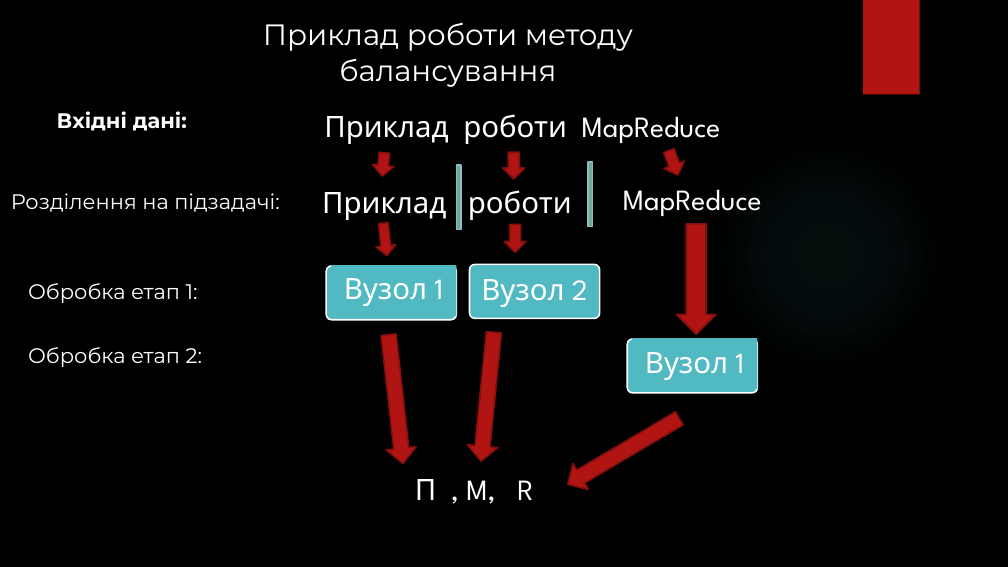
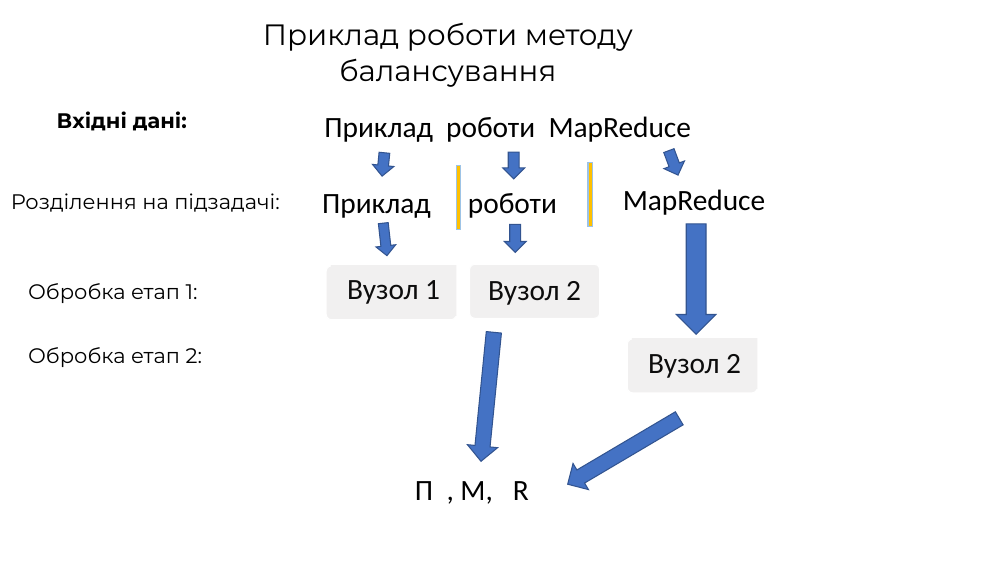
Before and after one commit to PavlezT/Reckon, a slide deck: slide 9 of documents/Супер_захист_ПавленкоВ.М.pptx (slide 8 before the commit). Drawn at 1008x567 pixels with LibreOffice and Linux fonts; fonts in the diff are those of the drawing; background and template pictures are left out. Boxes give left, top, right and bottom in pixels: in the first picture for what was removed or moved away, otherwise in the second. Text is boxed around its words. In the diff, an @@ line names an element or a change of style, - is before the commit and + after.

```diff
--- a/documents/Супер_захист_ПавленкоВ.М.pptx
+++ b/documents/Супер_захист_ПавленкоВ.М.pptx
@@ background picture (left out) to #FFFFFF @@
@@ rectangle removed at [863, 0, 920, 95] @@
@@ ellipse removed at [712, 138, 944, 371] @@
@@ rectangle at [457, 166, 461, 230]: fill #6AAC90 to #FFC000; outline #95B6C5 1.5 pt to #9DC3E6 1 pt @@
@@ rectangle at [588, 163, 593, 227]: fill #6AAC90 to #FFC000; outline #95B6C5 1.5 pt to #9DC3E6 1 pt @@
@@ fill #50B9C1 to #F1F0F0; outline #FFFFFF 1.5 pt to #FFFFFF 1 pt in 3 elements at [470, 265, 600, 318], [628, 339, 758, 392], [327, 266, 457, 320] @@
@@ rectangle "Вузол 1" at [331, 265, 457, 316]: font League Spartan to Calibri, text colour #FFFFFF to #0D0D0D; fill #50B9C1 to #F1F0F0 @@
@@ rectangle "Вузол 2" at [472, 266, 597, 317]: font League Spartan to Calibri, text colour #FFFFFF to #0D0D0D; fill #50B9C1 to #F1F0F0 @@
@@ text colour #FFFFFF to #000000 in 5 elements at [263, 23, 633, 87], [57, 111, 187, 131], [11, 193, 280, 212], [28, 283, 198, 303], [28, 347, 202, 367] @@
@@ down arrow removed at [373, 333, 418, 465] @@
@@ rectangle "Вузол 2" at [632, 338, 758, 389]: fill #50B9C1 to #F1F0F0 @@
@@ text in rectangle at [648, 354, 741, 378]: text changed; font League Spartan to Calibri; text colour #FFFFFF to #0D0D0D @@
-Вузол 1
+Вузол 2
@@ fill #B01513 to #4472C4; outline #82100E 1.5 pt to #325491 1 pt in 8 elements at [372, 152, 395, 177], [503, 152, 525, 178], [658, 147, 688, 179], [373, 222, 396, 257], [504, 225, 526, 253], [677, 224, 716, 334], [466, 331, 509, 462], [561, 405, 687, 497] @@
@@ font League Spartan to Calibri, text colour #FFFFFF to #000000 in 5 elements at [324, 116, 691, 142], [322, 194, 431, 218], [468, 193, 557, 218], [623, 189, 765, 215], [415, 481, 529, 504] @@
```
Also in this commit, not shown: 12 other slides changed, 7 slides added, 4 slides removed, 2 other files.
